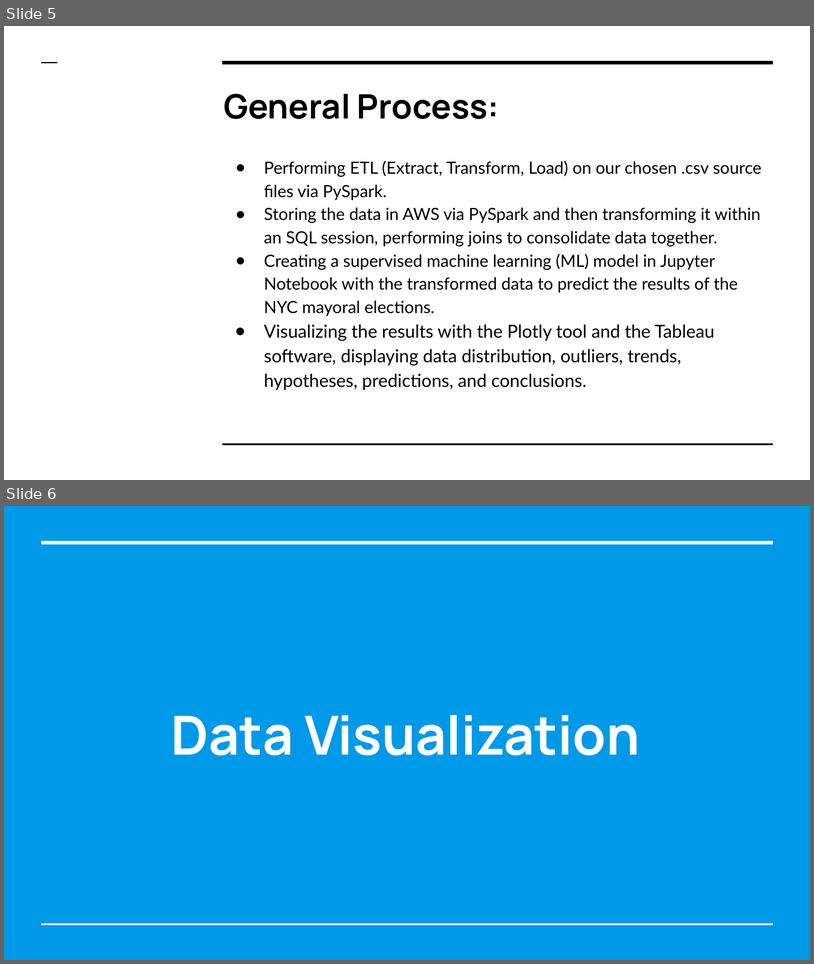
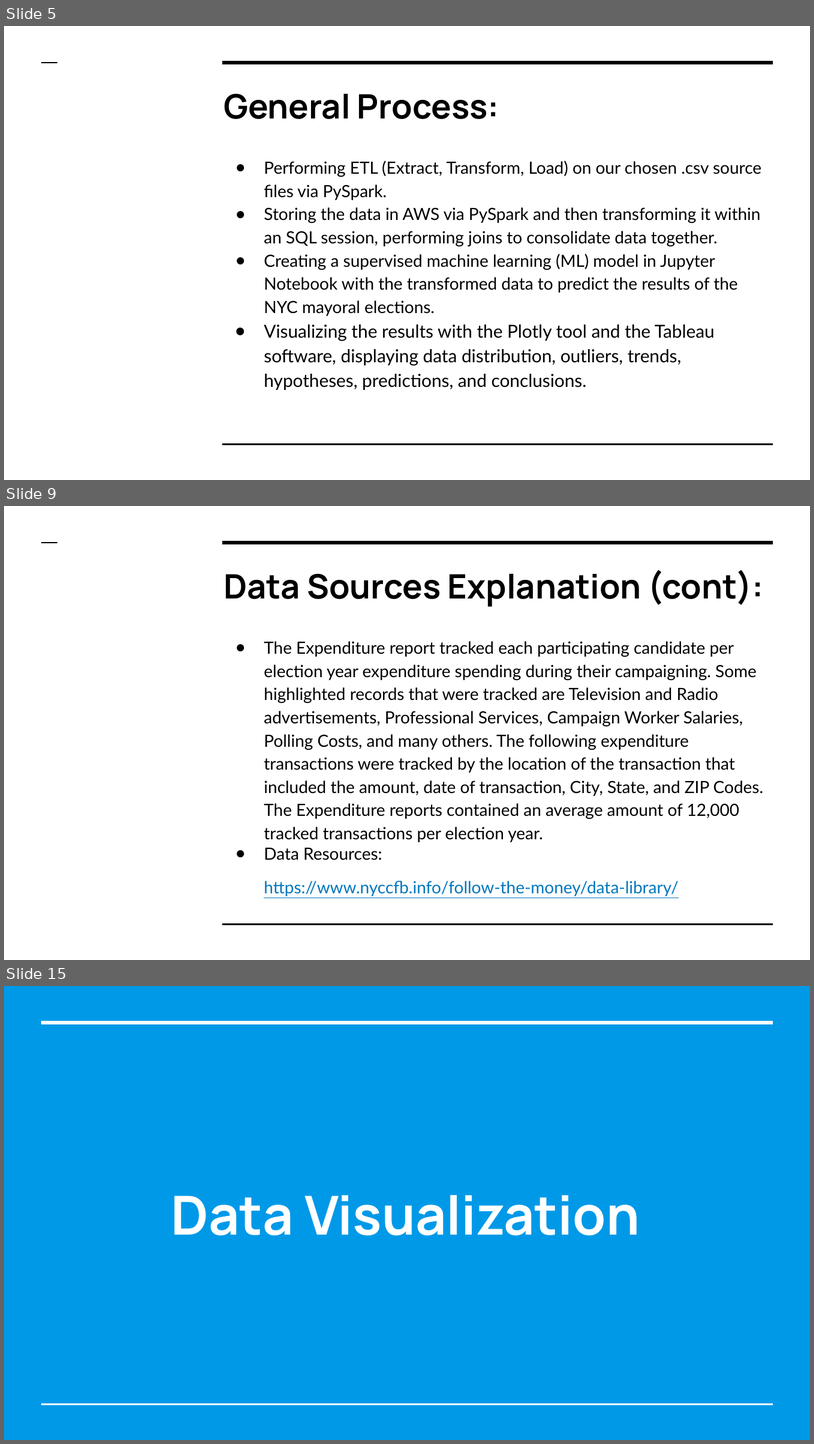
Before and after one commit to ssheggrud/Mod_20_Project, a slide deck: Presentation/Group5Presentation.pptx. Shown one above the other, each under a label of ours: slides 5 and 6 before the commit, slides 5, 9 and 15 after it; the slides between them are not shown. The pictures are 814x964 and 814x1444 pixels, drawn with LibreOffice and Linux fonts; fonts in the diff are those of the drawing. Boxes give left, top, right and bottom in pixels: in the first picture for what was removed or moved away, otherwise in the second. Text is boxed around its words. In the diff, an @@ line names an element or a change of style, - is before the commit and + after.

```diff
--- a/Presentation/Group5Presentation.pptx
+++ b/Presentation/Group5Presentation.pptx
@@ slide 9 added at (x1=4, y1=506, x2=810, y2=960), background #FFFFFF; not listed: 3 template elements that a slide beside it also shows @@
@@ title added at (x1=224, y1=570, x2=764, y2=607), 30 pt, text #000000, bold @@
+Data Sources Explanation (cont):
@@ text added at (x1=264, y1=641, x2=764, y2=896), 15 pt, text #000000 @@
+● The Expenditure report tracked each participating candidate per election year expenditure spending during their campaigning. Some highlighted records that were tracked are Television and Radio advertisements, Professional Services, Campaign Worker Salaries, Polling Costs, and many others. The following expenditure transactions were tracked by the location of the transaction that included the amount, date of transaction, City, State, and ZIP Codes. The Expenditure reports contained an average amount of 12,000 tracked transactions per election year.
+● Data Resources:
+https://www.nyccfb.info/follow-the-money/data-library/
@@ what was slide 6 is now slide 15 @@
```
Also in this commit, not shown: 4 slides changed, 19 other slides added, 1 slide removed.
